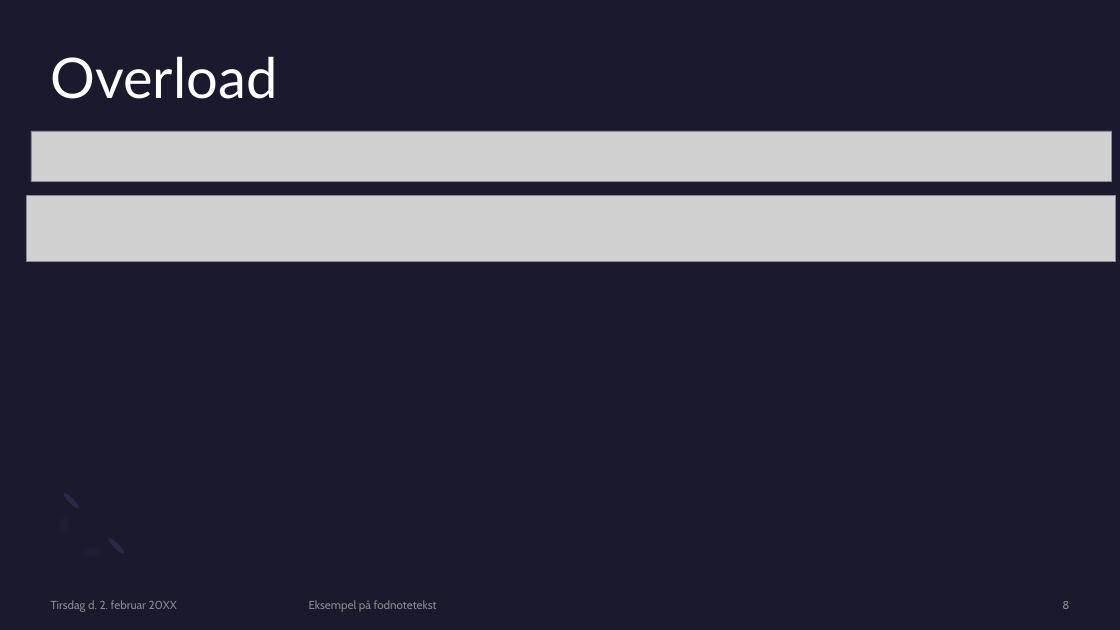
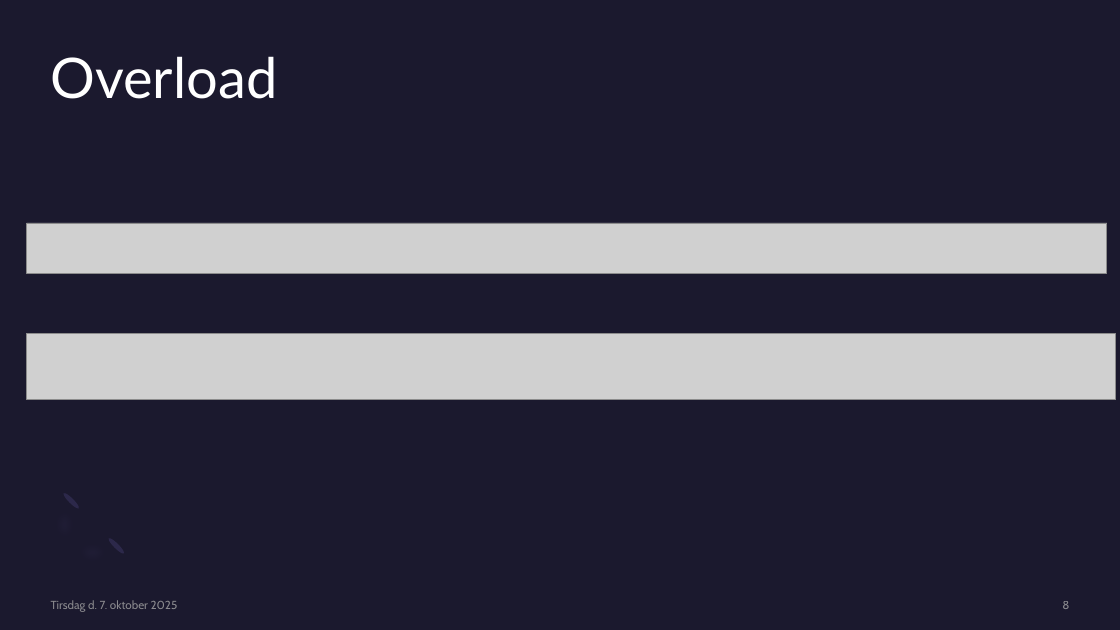
Before and after one commit to Jakob-Hjort/Autobid, a slide deck: slide 8 of Aktionshus H2.pptx. Drawn at 1120x630 pixels with LibreOffice and Linux fonts; fonts in the diff are those of the drawing; grey boxes stand for pictures. Boxes give left, top, right and bottom in pixels: in the first picture for what was removed or moved away, otherwise in the second. Text is boxed around its words. In the diff, an @@ line names an element or a change of style, - is before the commit and + after.

```diff
--- a/Aktionshus H2.pptx
+++ b/Aktionshus H2.pptx
@@ picture: place and size @@
-picture at [31, 131, 1112, 181]
+picture at [27, 223, 1107, 273]
@@ picture: place and size @@
-picture at [27, 196, 1116, 262]
+picture at [27, 334, 1116, 400]
@@ text at [51, 600, 178, 612]: text changed @@
-Tirsdag d. 2. februar 20XX
+Tirsdag d. 7. oktober 2025
@@ text removed at [309, 600, 437, 612] @@
-Eksempel på fodnotetekst
```
Also in this commit, not shown: 8 other slides changed, 1 slide added, 1 slide removed, 2 other files.
